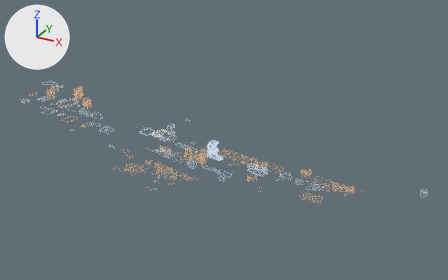
What one commit did to the glTF model map-client/public/models/buildings-charles-river-lights.glb.
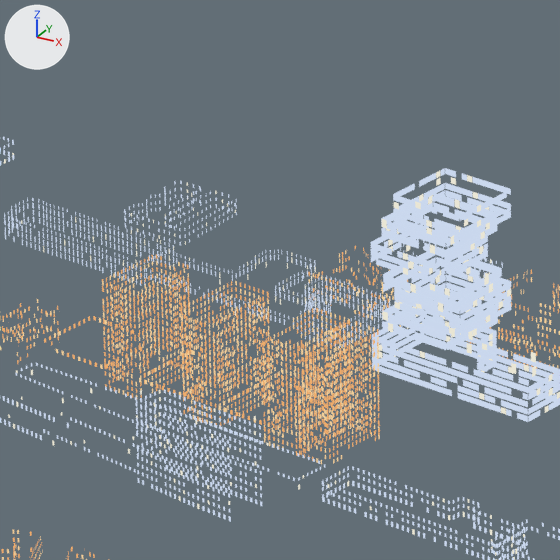
There are two pictures of each version: one whole from a 50 mm lens placed at (1821.0, -2532.0, 1381.0), pointed at (337.0, 165.0, 32.0), one close up on the part from 39% to 50% of the width and 45% to 62% of the height. The axes (+X, +Y, +Z) are drawn at upper left. The lights are the same throughout. The first two pictures are the older version. Vertices at exactly the same position are counted once.

The older version as bpy lines, for what is in view:
```python
me_buildings_charles_river_lights = bpy.data.meshes.new('buildings-charles-river-lights')
me_buildings_charles_river_lights.from_pydata(...)  # 126946 vertices, 63478 faces; spans x -1269.0..1432.0, y -468.0..528.0, z 0.0..88.0
# faces by material slot: [22584, 15704, 4580, 20610]
me_buildings_charles_river_lights.materials.append(mat_lit_warm)  # black #000000, glowing orange #ecaa68
me_buildings_charles_river_lights.materials.append(mat_lit_soft)  # black #000000, glowing beige #f0cc96
me_buildings_charles_river_lights.materials.append(mat_lit_neutral)  # black #000000, glowing pale yellow #e8e4d2
me_buildings_charles_river_lights.materials.append(mat_lit_cool)  # black #000000, glowing pale blue #c8d6ec
ob_buildings_charles_river_lights = bpy.data.objects.new('buildings-charles-river-lights', me_buildings_charles_river_lights)
ob_buildings_charles_river_lights.location = (0.0, 0.0, 0.0)
```
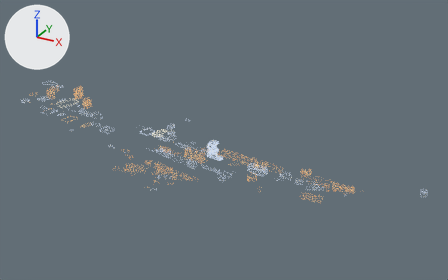
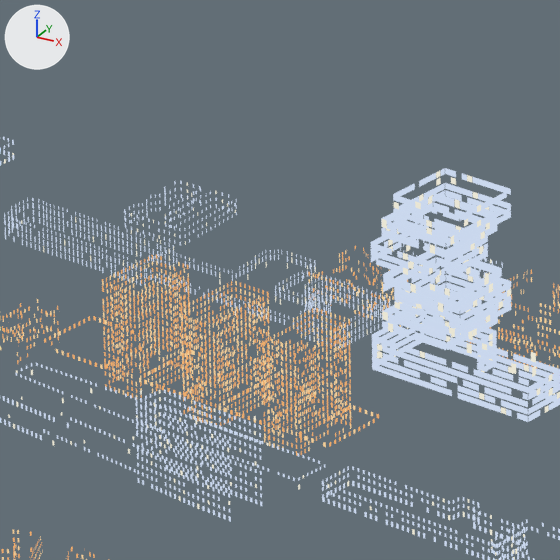
Boxes [x1, y1, x2, y2] around the edits, measured in the close-ups (560 x 560 px; the box of a moved part takes in the faces that stretch with it):
part 1 of me_buildings_charles_river_lights, deleted: before [297, 320, 380, 464]
part 2 of me_buildings_charles_river_lights, moved or reshaped: before [299, 342, 379, 453]; after [299, 342, 379, 451]

Diff of the bpy script that builds the scene:
```diff
--- a/map-client/public/models/buildings-charles-river-lights.glb.py
+++ b/map-client/public/models/buildings-charles-river-lights.glb.py
@@ me_buildings_charles_river_lights @@
 # used by ob_buildings_charles_river_lights; location = (0.0, 0.0, 0.0)
-me_buildings_charles_river_lights.from_pydata(...)  # 126946 vertices, 63478 faces; spans x -1269.0..1432.0, y -468.0..528.0, z 0.0..88.0
+me_buildings_charles_river_lights.from_pydata(...)  # 124806 vertices, 62408 faces; spans x -1269.0..1432.0, y -468.0..528.0, z 0.0..88.0
+# me_buildings_charles_river_lights part 1: 512 loose pieces with 2048 vertices, spanning x 349.0..371.0, y -105.0..-67.0, z 4.0..56.0, are deleted
+# me_buildings_charles_river_lights part 2
+# 143 vertices are removed from x 349.0..370.0, y -105.0..-67.0, z 4.0..56.0
+# 142 faces are deleted
+# 97 vertices move within x 349.0..370.0, y -105.0..-67.0, z 4.0..56.0
+# 51 vertices are added at x 349.0..370.0, y -105.0..-67.0, z 13.0..15.0
+# 48 new faces join them, mat_lit_warm (black #000000, glowing orange #ecaa68)
+# 48 new faces join them, mat_lit_soft (black #000000, glowing beige #f0cc96)
+# other edits to the shape of me_buildings_charles_river_lights do not show in these pictures
 me_buildings_charles_river_lights.materials.append(mat_lit_warm)
```
